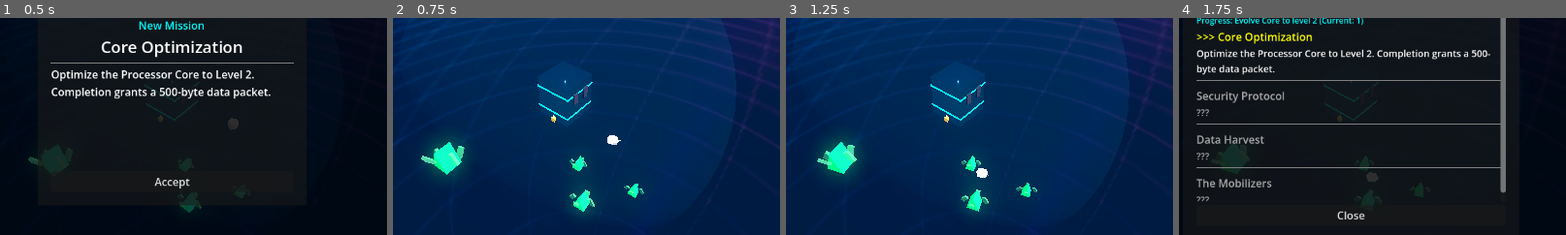
Above: before the commit, frames 1-4 (left to right).
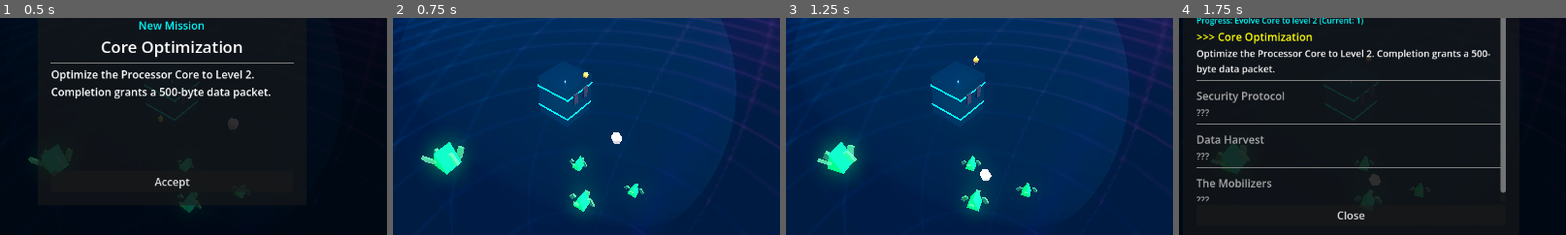
Above: after the commit, the same moments.

Repository: peterlavey/immanent
Game: Godot game, scene res://src/core/world/World.tscn
Two runs of this game, one before a commit and one after it. Both use one fixed random seed, a clock stepped at 60 frames per second and the inputs below. Sound files missing from this copy of the repository are replaced by a short silence.
Inputs:
- Up to frame 1 (0.5 s): no input
- Up to frame 2 (0.75 s): click "Accept" at 0.5 s
- Up to frame 3 (1.25 s): no input
- Up to frame 4 (1.75 s): click "View All Missions" at 1.25 s
The pictures show only the part of the screen within x 28-78%, y 30-80%; the shares and areas given below are measured in that part.

Frame 1 is identical in both runs. In frame 2, 0.2% of the frame differs, in the area x 40-60%, y 25-59%; in frame 3, 0.2%; in frame 4, 0.1%.

Commit message:
Add orbital behavior for Genezis G0: Implement orbiting logic around the Core when idle, randomize planes for "electron" effect, and fix jitter issues. Update related tasks and documentation.

Diff:
--- a/src/entities/genezis/genezis_g0/GenezisG0.gd
+++ b/src/entities/genezis/genezis_g0/GenezisG0.gd
@@ -1,20 +1,39 @@
 extends CharacterBody3D
 
-enum State { IDLE, SEARCHING, MOVING_TO_TARGET, UNBLOCKING }
+enum State { IDLE, SEARCHING, MOVING_TO_TARGET, UNBLOCKING, ORBITING }
 
 @export var move_speed: float = 8.0
 @export var unblock_radius: float = 1.0
+@export var orbit_radius: float = 3.5
+@export var orbit_speed: float = 0.5
 
 var current_state: State = State.IDLE
 var target_g1: CharacterBody3D = null
 var _scan_timer: float = 0.0
 var _scan_interval: float = 1.0
+var _orbit_angle: float = 0.0
+var _orbit_axis: Vector3 = Vector3.UP
+var _orbit_phase_offset: float = 0.0
 
 @onready var visuals: Node3D = $Visuals
 @onready var antenna: Node3D = $Visuals/Antenna
 
 func _ready() -> void:
 	add_to_group("genezis_g0")
+
+	# Randomize orbit for "electron" look
+	_orbit_phase_offset = randf() * TAU
+
+	# Create a random rotation axis (not just UP)
+	var random_dir = Vector3(
+		randf_range(-1.0, 1.0),
+		randf_range(-0.5, 0.5), # Keep it somewhat horizontal-ish but tilted
+		randf_range(-1.0, 1.0)
+	).normalized()
+
+	if random_dir.is_zero_approx():
+		random_dir = Vector3.UP
+	_orbit_axis = random_dir
 
 func _physics_process(delta: float) -> void:
 	match current_state:
@@ -26,12 +45,18 @@
 			_process_moving(delta)
 		State.UNBLOCKING:
 			_process_unblocking(delta)
+		State.ORBITING:
+			_process_orbiting(delta)
 
 func _process_idle(delta: float) -> void:
 	_scan_timer += delta
 	if _scan_timer >= _scan_interval:
 		_scan_timer = 0.0
 		current_state = State.SEARCHING
+
+	# If we are in IDLE, we might as well orbit if no target
+	if not is_instance_valid(target_g1):
+		current_state = State.ORBITING
 
 func _process_searching(_delta: float) -> void:
 	var stuck_g1s = []
@@ -58,7 +83,43 @@
 		target_g1 = closest
 		current_state = State.MOVING_TO_TARGET
 	else:
+		current_state = State.ORBITING
+
+func _process_orbiting(delta: float) -> void:
+	# Scan periodically even while orbiting
+	_scan_timer += delta
+	if _scan_timer >= _scan_interval:
+		_scan_timer = 0.0
+		_process_searching(delta)
+		if current_state != State.ORBITING:
+			return
+
+	var core = get_tree().get_first_node_in_group("core")
+	if not is_instance_valid(core):
 		current_state = State.IDLE
+		return
+
+	# Update angle
+	_orbit_angle += orbit_speed * delta
+
+	# Electrons orbit in planes. We use a base vector and rotate it.
+	# Start with a vector on the XY plane of the orbit (arbitrary perpendicular to _orbit_axis)
+	var base_vec = Vector3.UP.cross(_orbit_axis)
+	if base_vec.length() < 0.1:
+		base_vec = Vector3.RIGHT.cross(_orbit_axis)
+	base_vec = base_vec.normalized() * orbit_radius
+
+	# Rotate the base vector around the _orbit_axis by current angle + offset
+	var current_pos_offset = base_vec.rotated(_orbit_axis, _orbit_angle + _orbit_phase_offset)
+
+	# Move towards the orbit position
+	global_position = core.global_position + current_pos_offset
+
+	# Rotate visuals to face movement (tangent to orbit)
+	# We can calculate the tangent by rotating the current_pos_offset by 90 degrees around the _orbit_axis
+	var tangent = _orbit_axis.cross(current_pos_offset).normalized()
+	if tangent.length() > 0.1:
+		visuals.look_at(global_position + tangent, Vector3.UP)
 
 func _process_moving(delta: float) -> void:
 	if not is_instance_valid(target_g1):
Not shown, changed: docs/tasks.md
